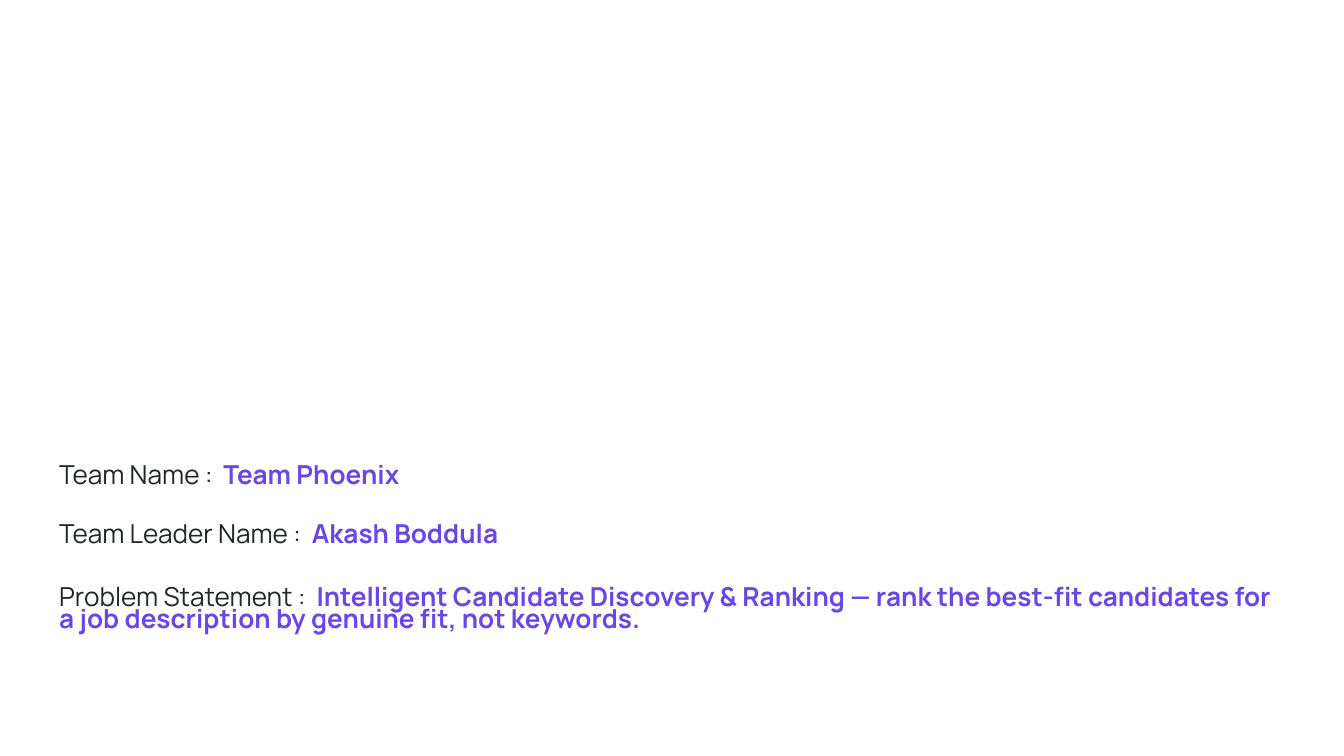
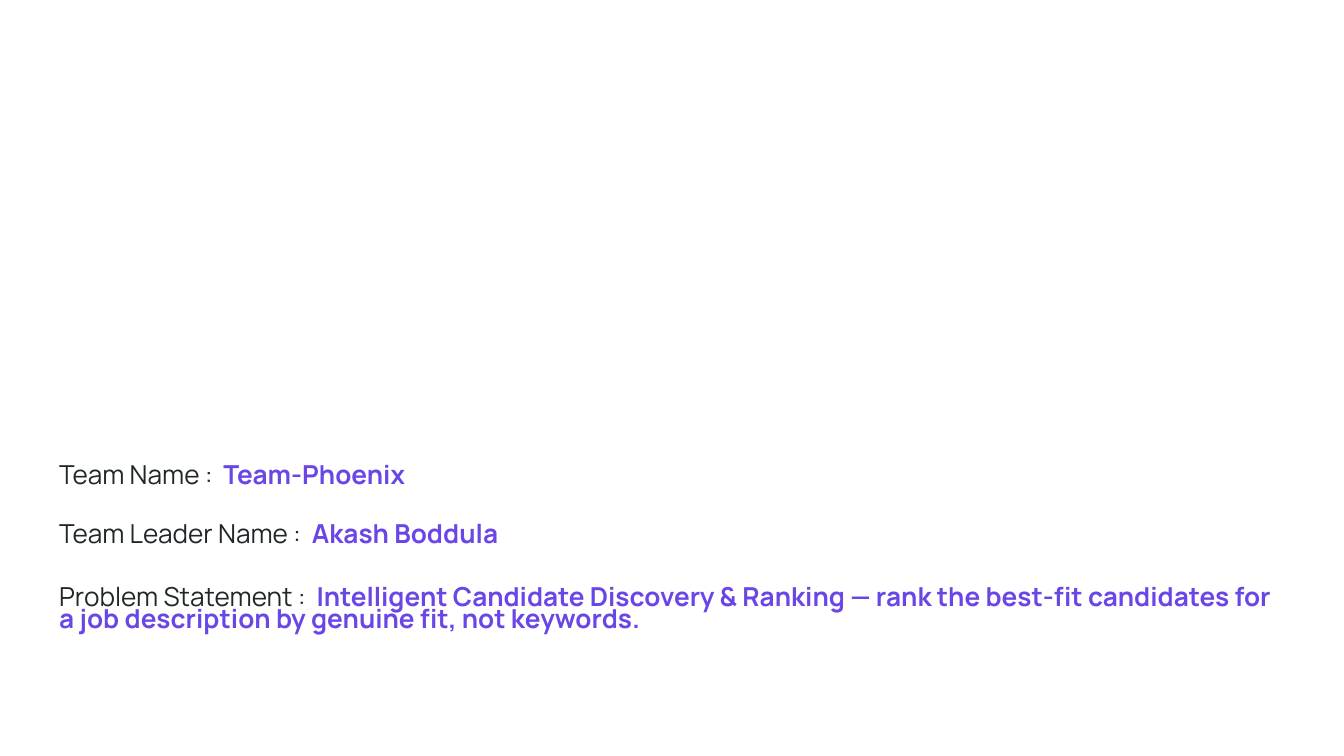
Before and after one commit to akashboddula2425-hub/AI-candidate-ranking-system, a slide deck: slide 1 of docs/Redrob_Idea_Submission.pptx. Drawn at 1344x756 pixels with LibreOffice and Linux fonts; fonts in the diff are those of the drawing; background and template pictures are left out. Boxes give left, top, right and bottom in pixels: in the first picture for what was removed or moved away, otherwise in the second. Text is boxed around its words. In the diff, an @@ line names an element or a change of style, - is before the commit and + after.

Commit message:
Finalize submission: Team-Phoenix + GitHub repo link on deck/metadata

```diff
--- a/docs/Redrob_Idea_Submission.pptx
+++ b/docs/Redrob_Idea_Submission.pptx
@@ text at bbox=[59, 465, 405, 485]: text changed @@
-Team Name : Team Phoenix
+Team Name : Team-Phoenix
```
Also in this commit, not shown: 1 other slide changed, 3 other files.
